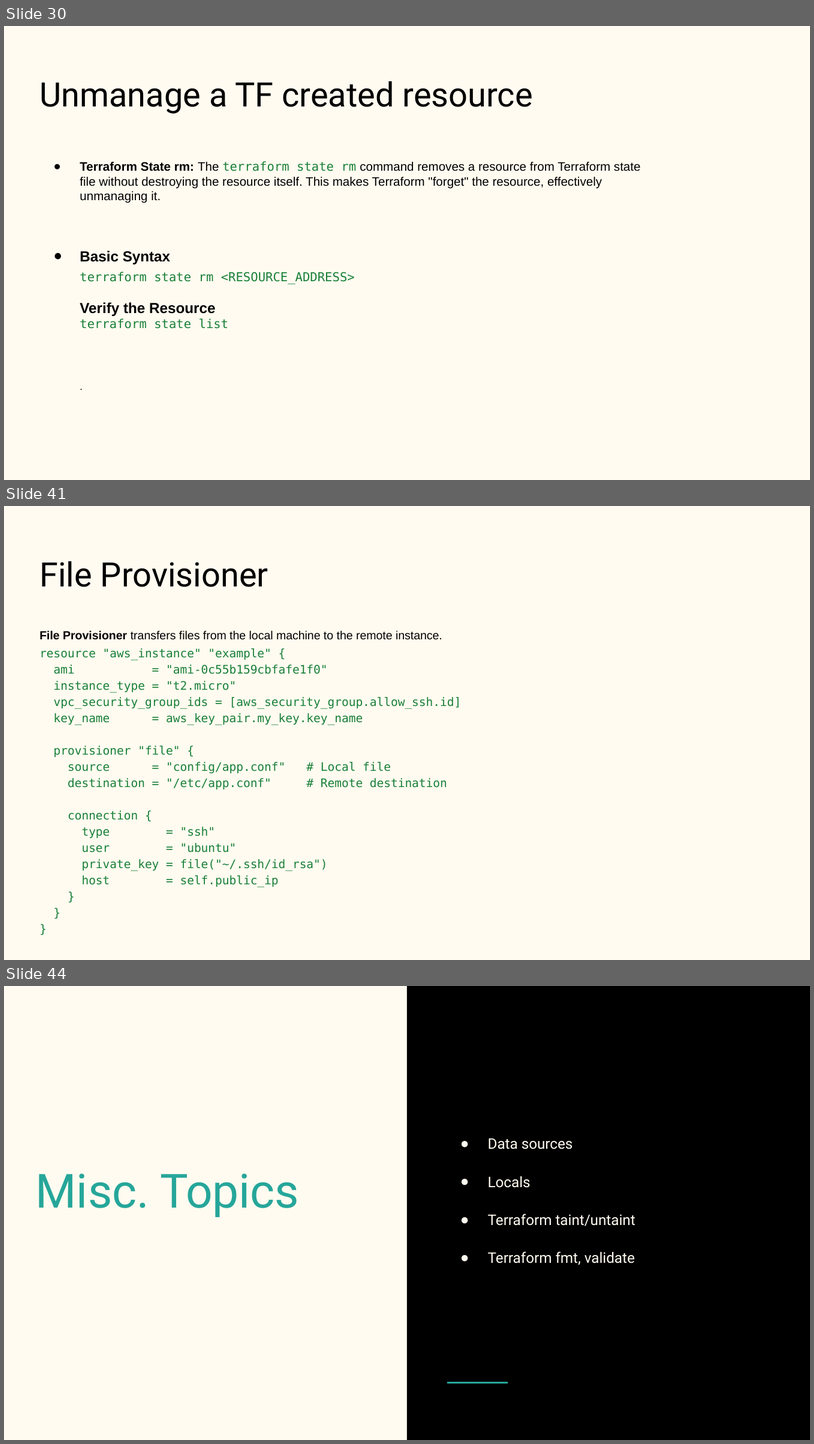
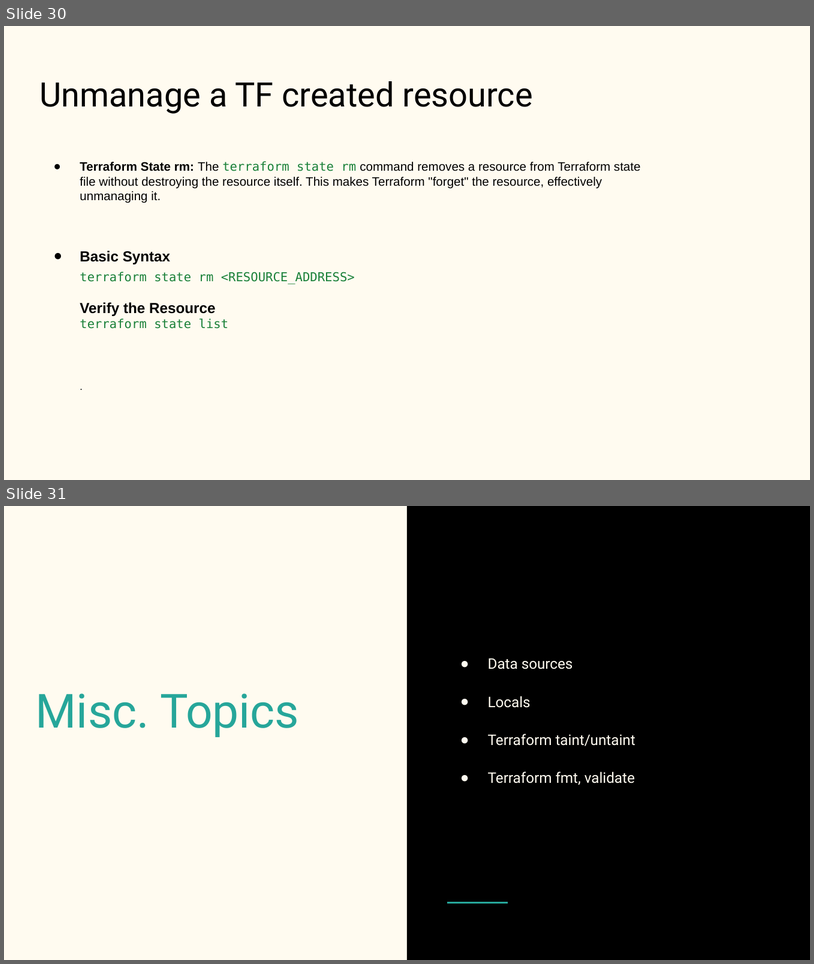
Before and after one commit to aishp411/PPMCAD12, a slide deck: Terraform/Terraform.pptx. Shown one above the other, each under a label of ours: slides 30, 41 and 44 before the commit, slides 30 and 31 after it; the slides between them are not shown. The pictures are 814x1444 and 814x964 pixels, drawn with LibreOffice and Linux fonts; fonts in the diff are those of the drawing. Boxes give left, top, right and bottom in pixels: in the first picture for what was removed or moved away, otherwise in the second. Text is boxed around its words. In the diff, an @@ line names an element or a change of style, - is before the commit and + after.

```diff
--- a/Terraform/Terraform.pptx
+++ b/Terraform/Terraform.pptx
@@ slide 41 removed at [4, 506, 810, 960], background #FFFBF0 @@
@@ title removed at [39, 561, 269, 587] @@
-File Provisioner
@@ text removed at [39, 630, 462, 887] @@
-File Provisioner transfers files from the local machine to the remote instance.
-resource "aws_instance" "example" {
-ami = "ami-0c55b159cbfafe1f0"
-instance_type = "t2.micro"
-vpc_security_group_ids = [aws_security_group.allow_ssh.id]
-key_name = aws_key_pair.my_key.key_name
-provisioner "file" {
-source = "config/app.conf" # Local file
-destination = "/etc/app.conf" # Remote destination
-connection {
-type = "ssh"
-user = "ubuntu"
-private_key = file("~/.ssh/id_rsa")
-host = self.public_ip
-}
-}
-}
@@ what was slide 44 is now slide 31 @@
```
Also in this commit, not shown: 2 slides changed, 13 other slides removed, 35 other files.
